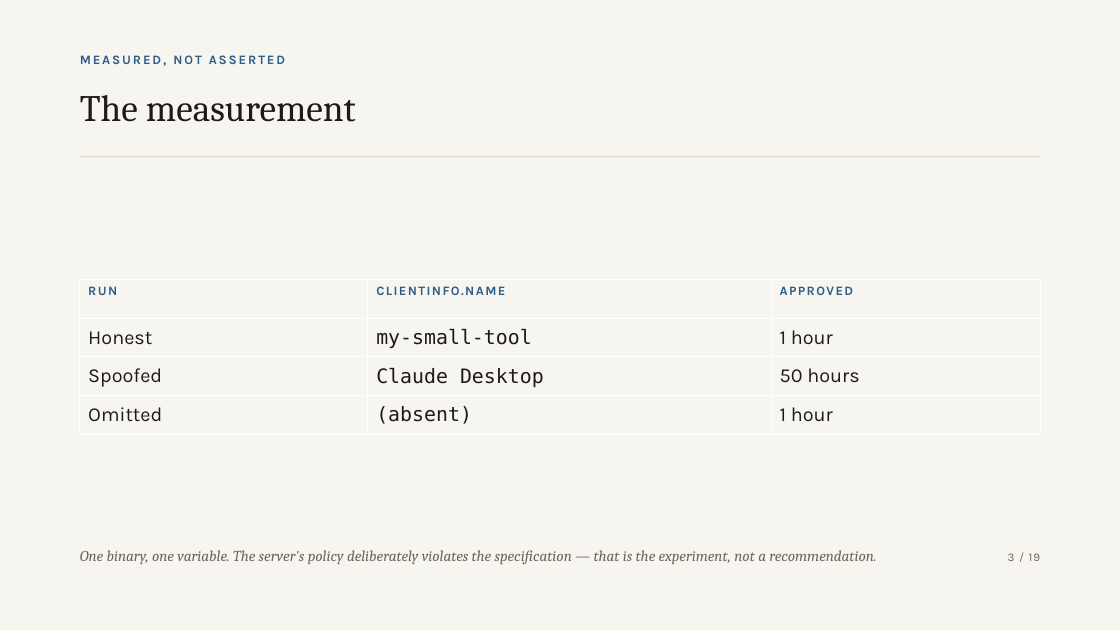
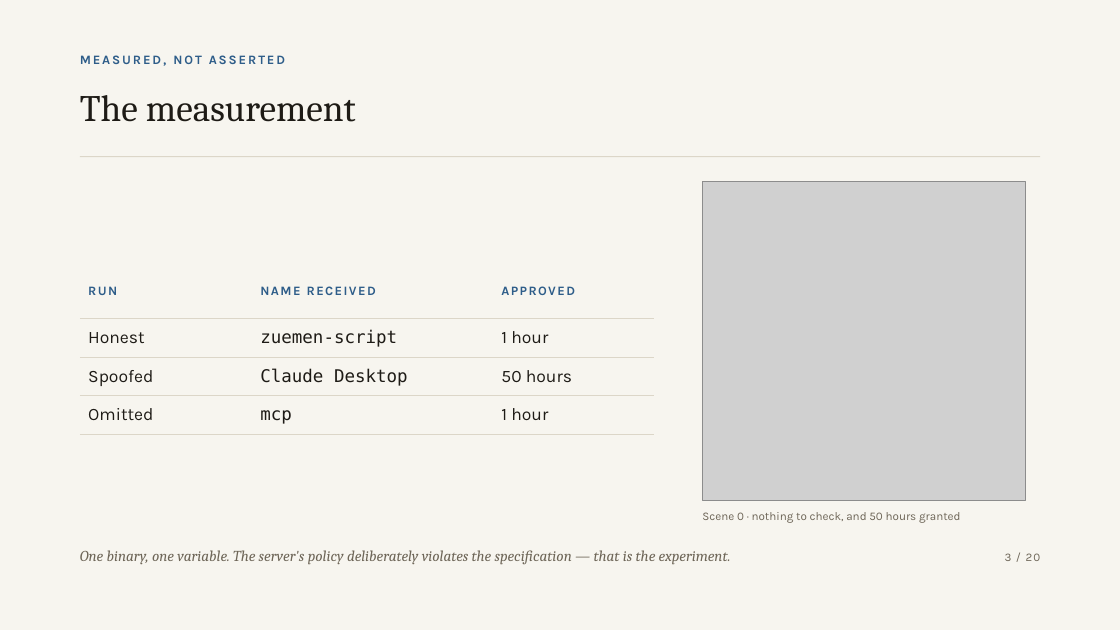
Before and after one commit to zuemen/mcp-vlei, a slide deck: slide 3 of docs/slides/mcp-vlei.pptx. Drawn at 1120x630 pixels with LibreOffice and Linux fonts; fonts in the diff are those of the drawing; grey boxes stand for pictures. Boxes give left, top, right and bottom in pixels: in the first picture for what was removed or moved away, otherwise in the second. Text is boxed around its words. In the diff, an @@ line names an element or a change of style, - is before the commit and + after.

```diff
--- a/docs/slides/mcp-vlei.pptx
+++ b/docs/slides/mcp-vlei.pptx
@@ picture added at [702,181,1025,501] @@
@@ table at [80,280,654,434] @@
-row 1, column 2: CLIENTINFO.NAME
+row 1, column 2: NAME RECEIVED
-row 2, column 2: my-small-tool
+row 2, column 2: zuemen-script
-row 4, column 2: (absent)
+row 4, column 2: mcp
@@ size 17 to 15 pt in "Honest", "1 hour", "Spoofed", "Claude Desktop" and 3 more places @@
@@ borders changed @@
@@ table: place and size @@
-table at [80,280,1040,434]
+table at [80,280,654,434]
@@ text added at [702,512,960,523], 10 pt, text #6E6658 @@
+Scene 0 · nothing to check, and 50 hours granted
@@ text at [80,550,731,565]: text changed @@
-One binary, one variable. The server's policy deliberately violates the specification — that is the experiment, not a recommendation.
+One binary, one variable. The server's policy deliberately violates the specification — that is the experiment.
@@ text at [1005,553,1041,561]: text changed @@
-3 / 19
+3 / 20
```
Also in this commit, not shown: 17 other slides changed, 2 slides added, 1 slide removed, 19 other files.
